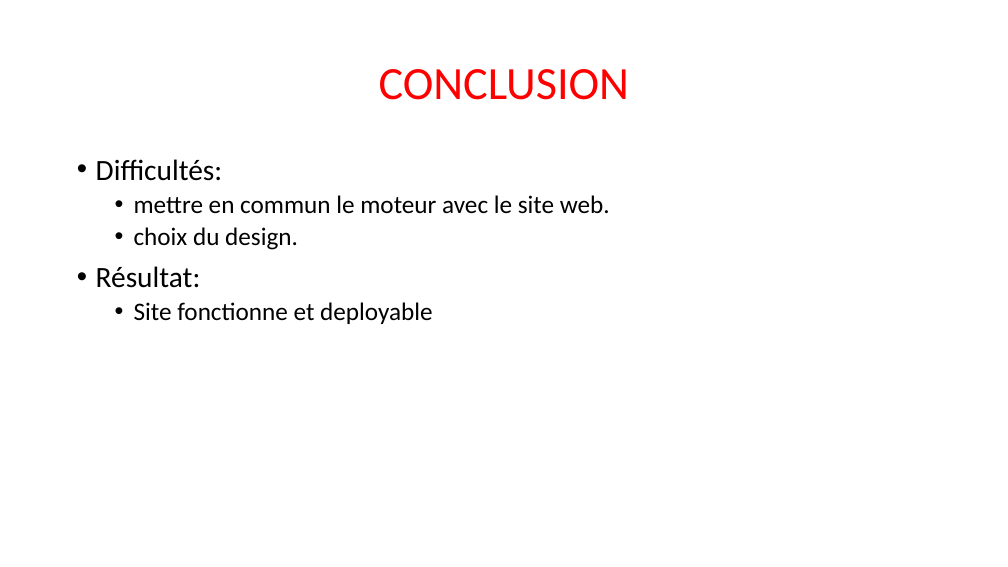
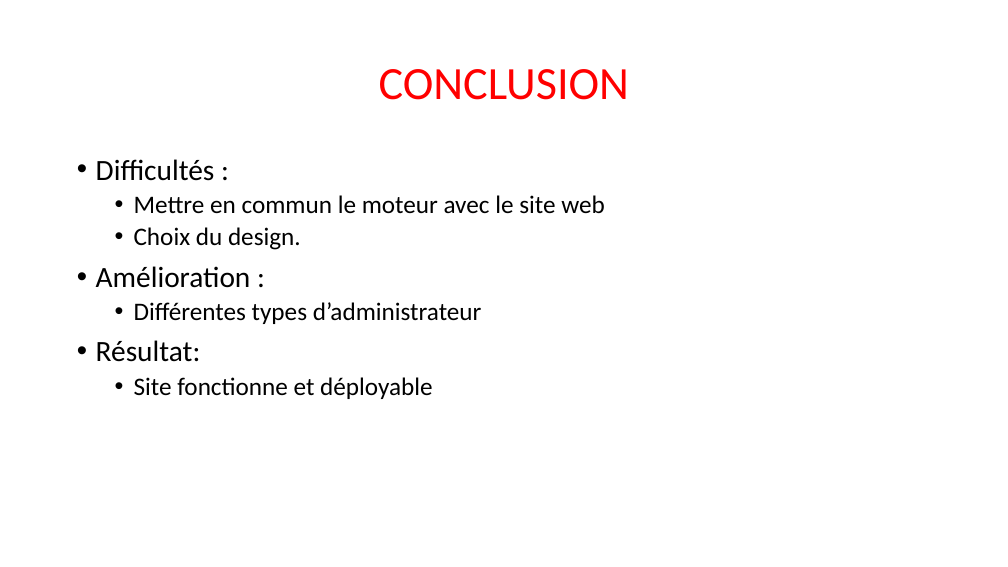
Before and after one commit to Sle3pingForest/StageL3, a slide deck: slide 15 of RapportNam/soutenance.pptx (slide 14 before the commit). Drawn at 1008x567 pixels with LibreOffice and Linux fonts; fonts in the diff are those of the drawing. Boxes give left, top, right and bottom in pixels: in the first picture for what was removed or moved away, otherwise in the second. Text is boxed around its words. In the diff, an @@ line names an element or a change of style, - is before the commit and + after.

```diff
--- a/RapportNam/soutenance.pptx
+++ b/RapportNam/soutenance.pptx
@@ text at (96, 159, 605, 324): text changed @@
-• Difficultés:
-  • mettre en commun le moteur avec le site web.
-  • choix du design.
+• Difficultés :
+  • Mettre en commun le moteur avec le site web
+  • Choix du design.
+• Amélioration :
+  • Différentes types d’administrateur
@@ text at (134, 377, 433, 399): text changed @@
-  • Site fonctionne et deployable
+  • Site fonctionne et déployable
```
Also in this commit, not shown: 9 other slides changed, 1 slide added, 1 slide removed.
